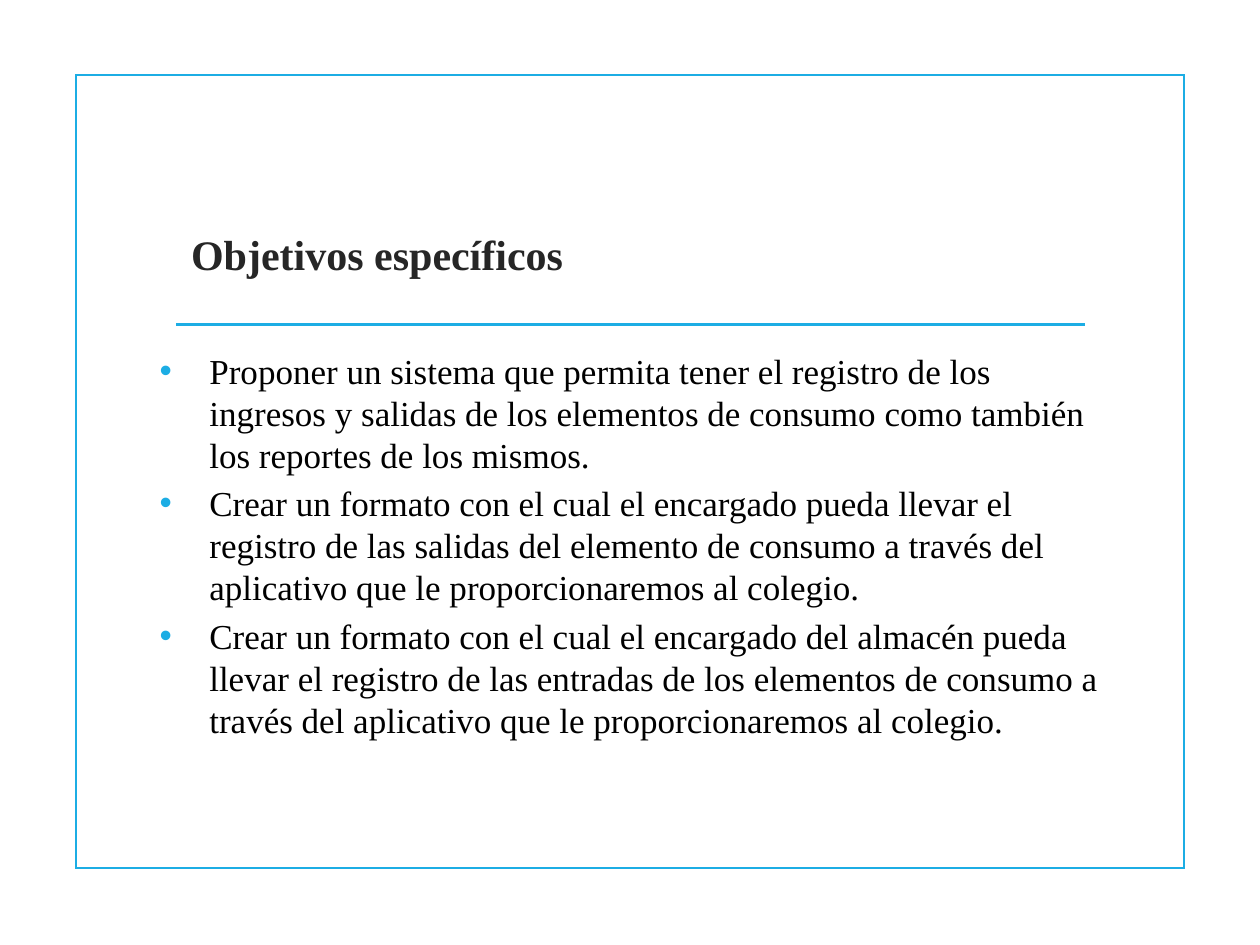
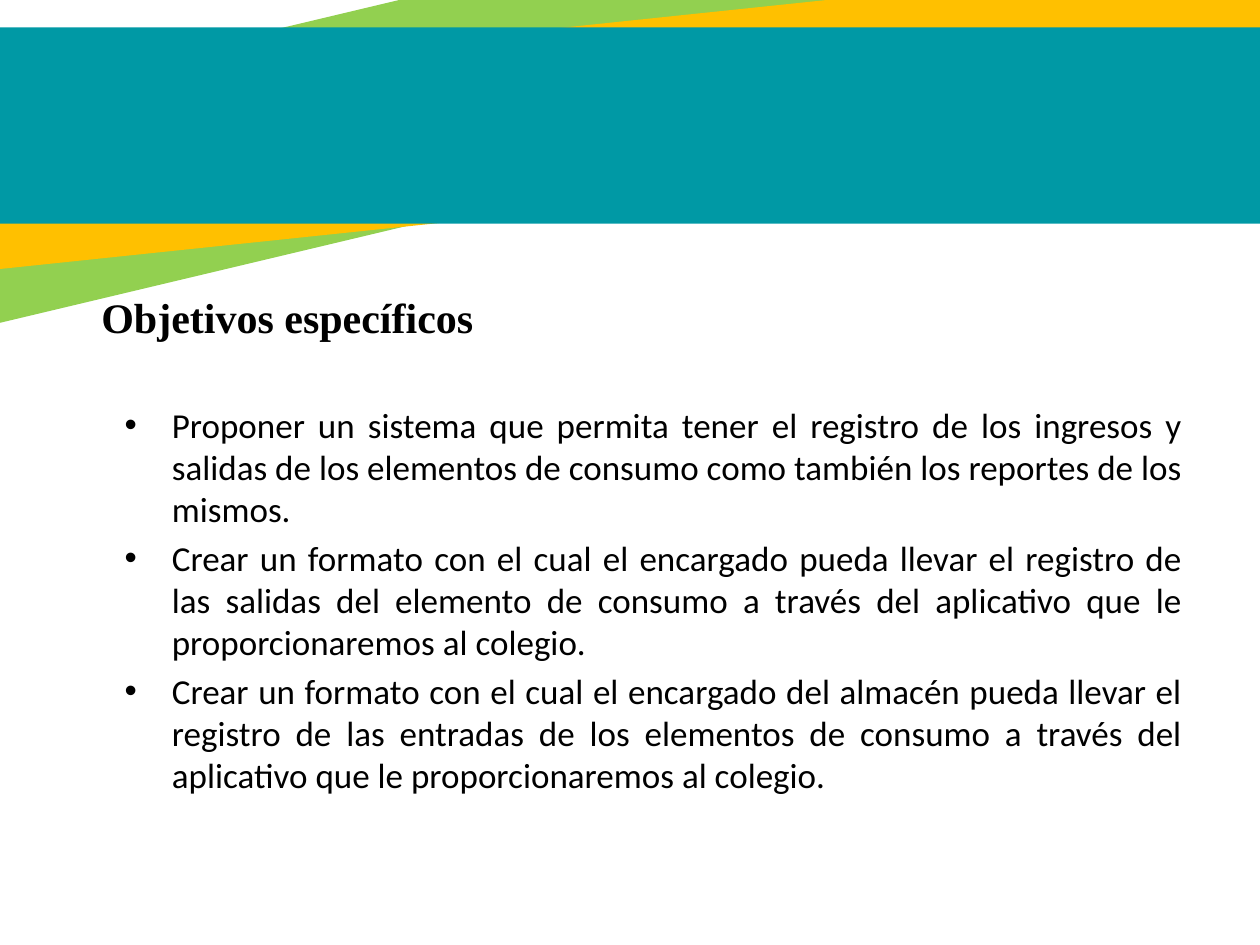
Before and after one commit to jackas779/proyecto, a slide deck: slide 8 of Presentación - Proyecto.pptx. Drawn at 1260x945 pixels with LibreOffice and Linux fonts; fonts in the diff are those of the drawing; background and template pictures are left out. Boxes give left, top, right and bottom in pixels: in the first picture for what was removed or moved away, otherwise in the second. Text is boxed around its words. In the diff, an @@ line names an element or a change of style, - is before the commit and + after.

```diff
--- a/Presentación - Proyecto.pptx
+++ b/Presentación - Proyecto.pptx
@@ rectangle added at (0,0,1260,387), fill #92D050 @@
@@ rectangle added at (0,0,1260,283), fill #FFC000 @@
@@ rectangle added at (0,28,1260,224), fill #0099A5 @@
@@ rectangle removed at (77,74,1184,868) @@
@@ text "Objetivos específicos": place and size @@
-text "Objetivos específicos" at (191,240,563,279)
+text "Objetivos específicos" at (101,303,473,342)
@@ text "Objetivos específicos" at (101,303,473,342): text colour #262626 to #000000 @@
@@ line removed from (176, 325) to (1085, 325) @@
@@ text "Proponer un sistema que permita ...": place and size @@
-text "Proponer un sistema que permita ..." at (209,359,1098,740)
+text "Proponer un sistema que permita ..." at (172,413,1181,794)
@@ text "Proponer un sistema que permita ..." at (172,413,1181,794): font Times New Roman to Calibri; alignment left to justified; indent changed @@
```
Also in this commit, not shown: 24 other slides changed, 4 slides added, 3 slides removed.
